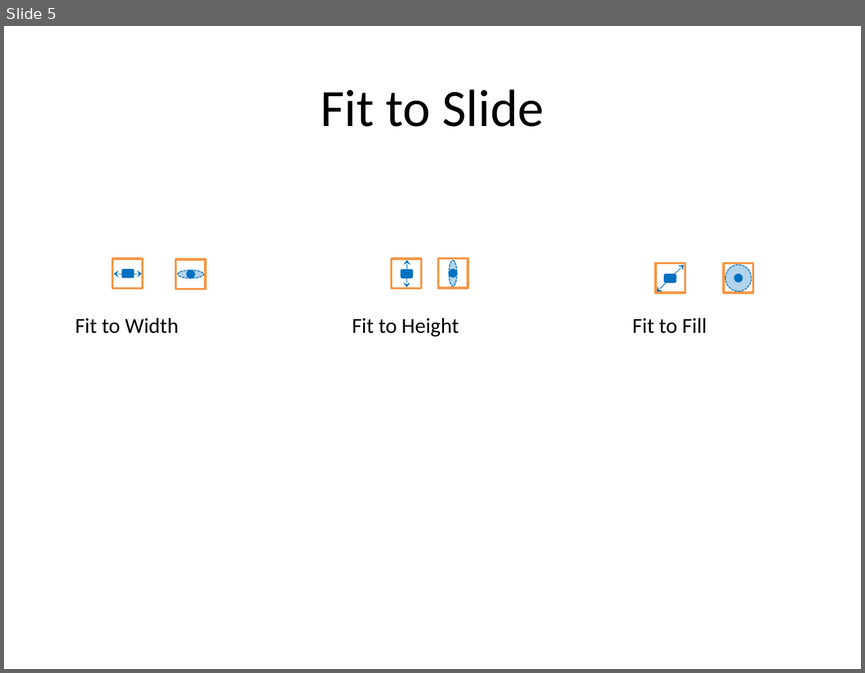
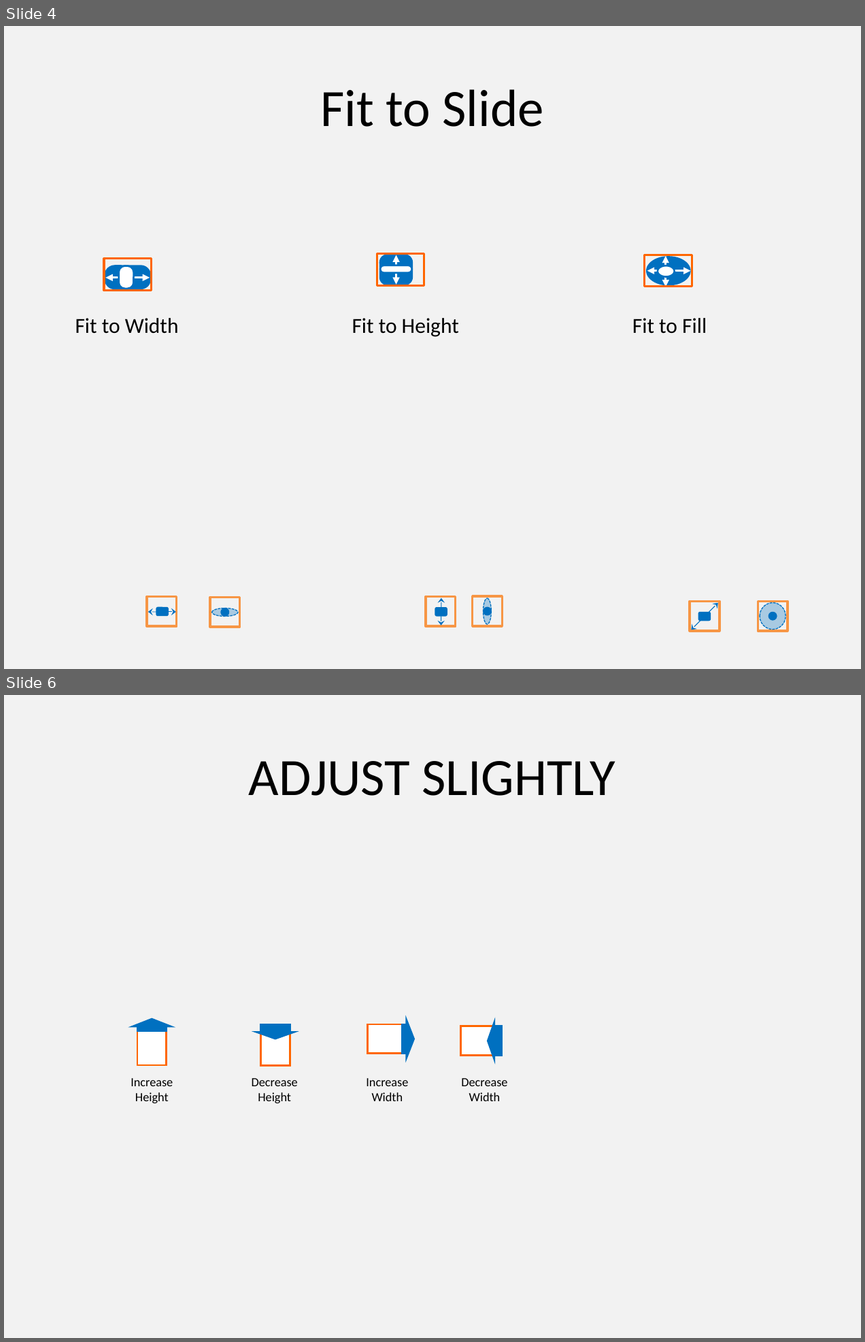
Before and after one commit to PowerPointLabs/PowerPointLabs, a slide deck: doc/Icons-ResizeLab.pptx. Shown one above the other, each under a label of ours: slide 5 before the commit, slides 4 and 6 after it; the slides between them are not shown. The pictures are 865x673 and 865x1342 pixels, drawn with LibreOffice and Linux fonts; fonts in the diff are those of the drawing. Boxes give left, top, right and bottom in pixels: in the first picture for what was removed or moved away, otherwise in the second. Text is boxed around its words. In the diff, an @@ line names an element or a change of style, - is before the commit and + after.

```diff
--- a/doc/Icons-ResizeLab.pptx
+++ b/doc/Icons-ResizeLab.pptx
@@ slide 6 added at [4,695,861,1338], background #F2F2F2 @@
@@ title added at [249,761,616,796], 44 pt, text #000000 @@
+ADJUST SLIGHTLY
@@ flow chart extract added at [128,1018,175,1028], fill #0070C0 @@
@@ flow chart extract added at [405,1015,415,1063], fill #0070C0 @@
@@ flow chart extract added at [487,1017,496,1064], fill #0070C0 @@
@@ rectangle added at [137,1030,166,1065], fill #FFFFFF, outline #FF6600 1.5 pt @@
@@ rectangle added at [137,1025,166,1030], fill #0070C0, outline #0070C0 1.5 pt @@
@@ flow chart extract added at [252,1031,298,1040], fill #0070C0 @@
@@ rectangle added at [261,1030,290,1065], fill #FFFFFF, outline #FF6600 1.5 pt @@
@@ rectangle added at [261,1025,290,1030], fill #0070C0, outline #0070C0 1.5 pt @@
@@ rectangle added at [368,1024,403,1053], fill #FFFFFF, outline #FF6600 1.5 pt @@
@@ rectangle added at [402,1024,407,1053], fill #0070C0, outline #0070C0 1.5 pt @@
@@ rectangle added at [461,1026,496,1055], fill #FFFFFF, outline #FF6600 1.5 pt @@
@@ rectangle added at [496,1025,501,1055], fill #0070C0, outline #0070C0 1.5 pt @@
@@ text added at [130,1078,173,1103], 10.5 pt, text #000000 @@
+Increase Height
@@ text added at [252,1078,298,1103], 10.5 pt, text #000000 @@
+Decrease Height
@@ text added at [366,1078,408,1101], 10.5 pt, text #000000 @@
+Increase Width
@@ text added at [461,1078,507,1101], 10.5 pt, text #000000 @@
+Decrease Width
@@ what was slide 5 is now slide 4 @@
@@ slide 4 changed as well @@
@@ background #FFFFFF to #F2F2F2 @@
@@ group added at [104,258,152,290]: 2 rounded rectangles, 1 double arrow, 1 rectangle @@
@@ group added at [377,253,424,286]: 2 rounded rectangles, 1 double arrow, 1 rectangle @@
@@ group added at [644,254,691,286]: 2 ellipses, 2 double arrows, 1 rectangle @@
@@ 4 arrows, 4 rectangles, 4 ellipses, 2 rounded rectangles, 1 double arrow: place and size @@
-4 arrows, 4 rectangles, 4 ellipses, 2 rounded rectangles, 1 double arrow at [113,258,753,293]
+4 arrows, 4 rectangles, 4 ellipses, 2 rounded rectangles, 1 double arrow at [148,596,788,631]
@@ 2 rectangles, 2 ellipses, 1 rounded rectangle: place and size @@
-2 rectangles, 2 ellipses, 1 rounded rectangle at [113,258,751,291]
+2 rectangles, 2 ellipses, 1 rounded rectangle at [147,597,785,629]
```
Also in this commit, not shown: 3 other slides changed, 3 other slides added, 2 slides removed, 15 other files.
